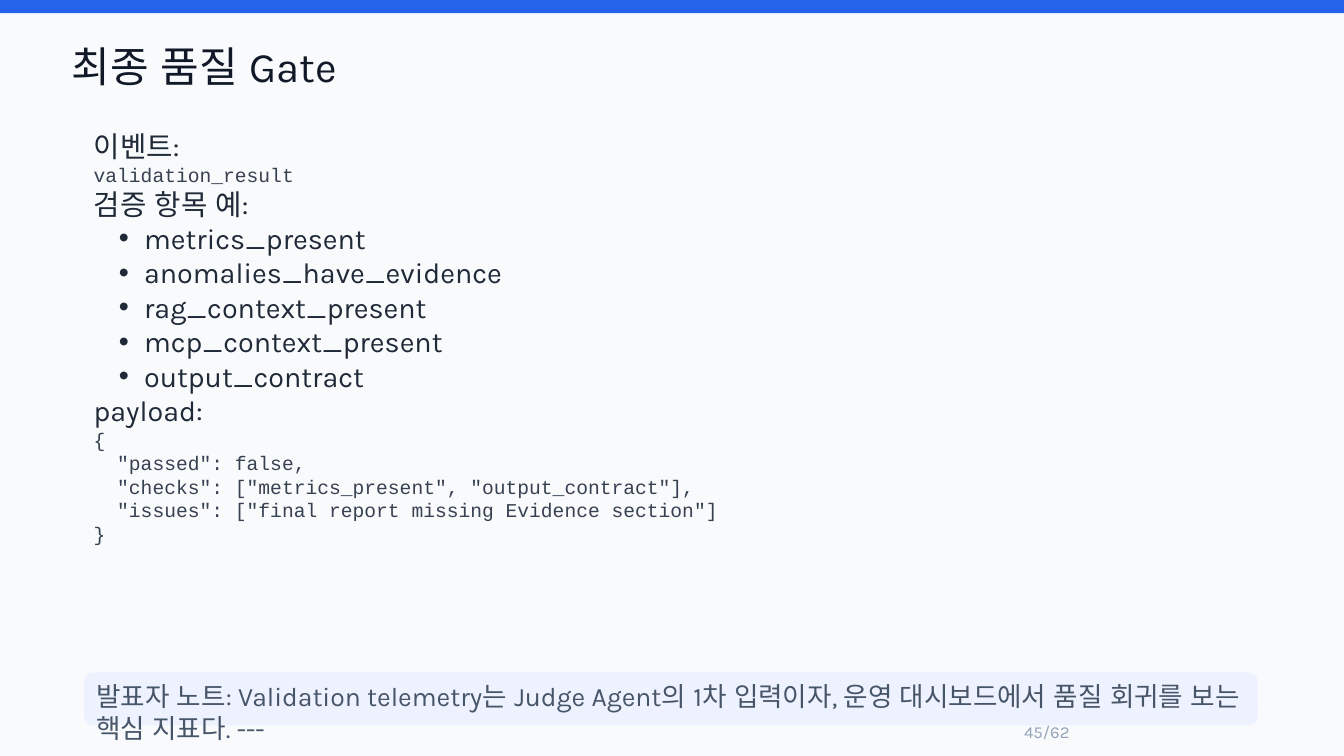
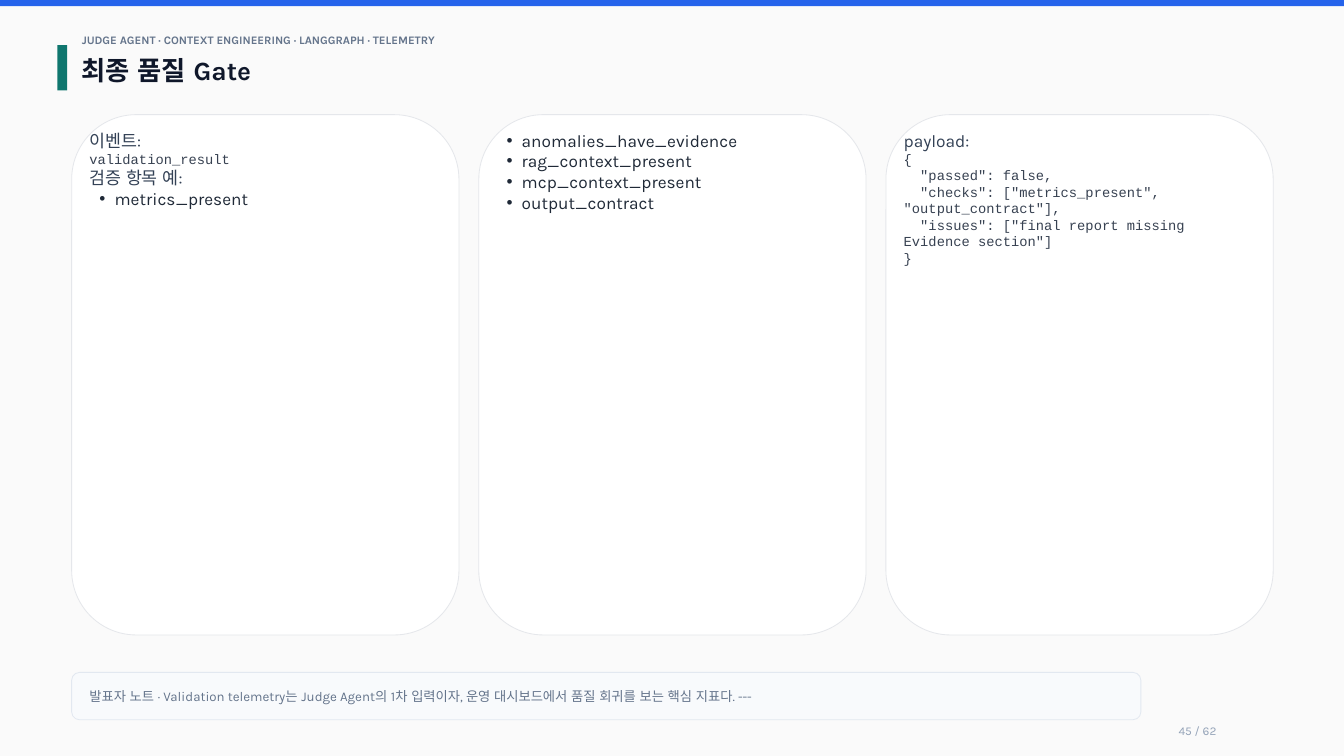
Before and after one commit to lesh915/judge-agent, a slide deck: slide 45 of docs/JUDGE_AGENT_CONTEXT_ENGINEERING_TECH_PRESENTATION.pptx. Drawn at 1344x756 pixels with LibreOffice and Linux fonts; fonts in the diff are those of the drawing. Boxes give left, top, right and bottom in pixels: in the first picture for what was removed or moved away, otherwise in the second. Text is boxed around its words. In the diff, an @@ line names an element or a change of style, - is before the commit and + after.

Commit message:
docs: refine presentation pptx layout

```diff
--- a/docs/JUDGE_AGENT_CONTEXT_ENGINEERING_TECH_PRESENTATION.pptx
+++ b/docs/JUDGE_AGENT_CONTEXT_ENGINEERING_TECH_PRESENTATION.pptx
@@ rectangle resized from (x1=0, y1=0, x2=1344, y2=13) to (x1=0, y1=0, x2=1344, y2=6) @@
@@ rectangle at (x1=0, y1=0, x2=1344, y2=756): fill #F8FAFC to #FAFAFA; outline none to #FAFAFA 0.6 pt @@
@@ rectangle added at (x1=57, y1=45, x2=68, y2=91), fill #0F766E @@
@@ text "최종 품질 Gate" moved from (x1=72, y1=47, x2=337, y2=86) to (x1=82, y1=58, x2=252, y2=83) @@
@@ text "최종 품질 Gate" at (x1=82, y1=58, x2=252, y2=83): size 30 to 18.8 pt, text colour #111827 to #0F172A, bold on @@
@@ text added at (x1=82, y1=36, x2=435, y2=44), 8.2 pt, text #64748B, bold @@
+JUDGE AGENT · CONTEXT ENGINEERING · LANGGRAPH · TELEMETRY
@@ rounded rectangle added at (x1=72, y1=115, x2=459, y2=635), fill #FFFFFF, outline #E5E7EB 0.6 pt @@
@@ rounded rectangle added at (x1=479, y1=115, x2=866, y2=635), fill #FFFFFF, outline #E5E7EB 0.6 pt @@
@@ rounded rectangle added at (x1=886, y1=115, x2=1273, y2=635), fill #FFFFFF, outline #E5E7EB 0.6 pt @@
@@ text added at (x1=89, y1=132, x2=248, y2=209), 9.8 pt, text #374151 @@
+이벤트:
+validation_result
+검증 항목 예:
+• metrics_present
@@ text at (x1=94, y1=133, x2=502, y2=394): paragraphs removed @@
-이벤트:
-validation_result
-검증 항목 예:
-• metrics_present
-• anomalies_have_evidence
-• rag_context_present
-• mcp_context_present
-• output_contract
@@ text added at (x1=522, y1=135, x2=737, y2=213), 12.3 pt, text #1F2937 @@
+• anomalies_have_evidence
+• rag_context_present
+• mcp_context_present
+• output_contract
@@ text "payload:" moved from (x1=94, y1=133, x2=718, y2=521) to (x1=904, y1=135, x2=1185, y2=249) @@
@@ text at (x1=904, y1=135, x2=970, y2=152): size 20.5 to 12.4 pt, text colour #1F2937 to #334155 in "payload:" @@
@@ text at (x1=904, y1=170, x2=1185, y2=249): text changed; size 14 to 9.8 pt @@
-{
-"passed": false,
-"checks": ["metrics_present", "output_contract"],
-"issues": ["final report missing Evidence section"]
-}
+{
+"passed": false,
+"checks": ["metrics_present", "output_contract"],
+"issues": ["final report missing Evidence section"]
+}
@@ rounded rectangle added at (x1=72, y1=673, x2=1141, y2=720), fill #F8FAFC, outline #E2E8F0 0.6 pt @@
@@ text "발표자 노트 · Validation telemetry는 ..." moved from (x1=84, y1=673, x2=1258, y2=725) to (x1=89, y1=690, x2=735, y2=704) @@
@@ text "발표자 노트 · Validation telemetry는 ..." at (x1=89, y1=690, x2=735, y2=704): fill #EEF2FF to none @@
@@ text at (x1=89, y1=690, x2=735, y2=704): text changed; size 19 to 9.5 pt; text colour #475569 to #64748B @@
-발표자 노트: Validation telemetry는 Judge Agent의 1차 입력이자, 운영 대시보드에서 품질 회귀를 보는 핵심 지표다. ---
+발표자 노트 · Validation telemetry는 Judge Agent의 1차 입력이자, 운영 대시보드에서 품질 회귀를 보는 핵심 지표다. ---
@@ text at (x1=1179, y1=727, x2=1217, y2=735): text changed; size 12 to 8.5 pt @@
-45/62
+45 / 62
```
Also in this commit, not shown: 61 other slides changed.
